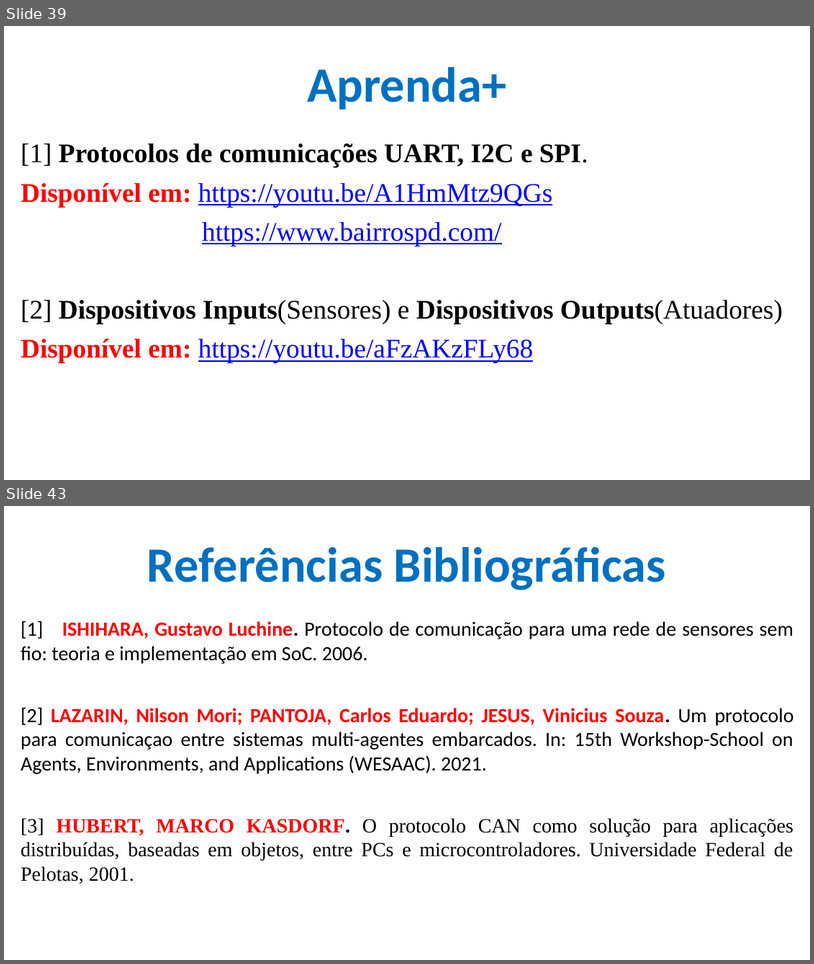
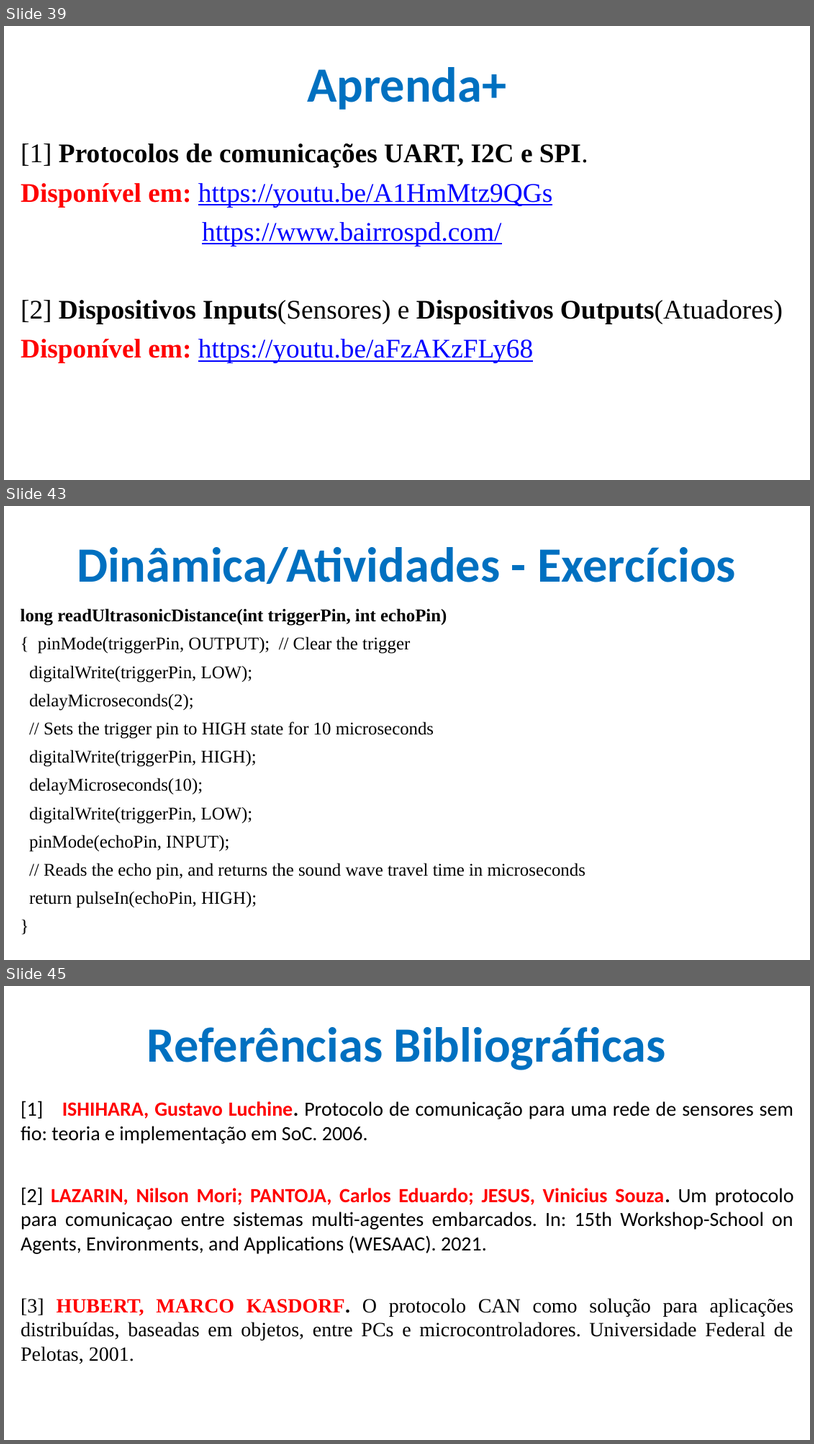
Before and after one commit to CloudEducationBrazil/WydenArea1ProgramacaoMicrocontroladores, a slide deck: 01 Classes/Aula 07 - Programação Microcontroladores - Periféricos Externos- Protocolos Sensores e Atuadores.pptx. Shown one above the other, each under a label of ours: slides 39 and 43 before the commit, slides 39, 43 and 45 after it; the slides between them are not shown. The pictures are 814x964 and 814x1444 pixels, drawn with LibreOffice and Linux fonts; fonts in the diff are those of the drawing; background and template pictures are left out. Boxes give left, top, right and bottom in pixels: in the first picture for what was removed or moved away, otherwise in the second. Text is boxed around its words. In the diff, an @@ line names an element or a change of style, - is before the commit and + after.

Commit message:
Projeto Micro 19Mai2025

```diff
--- a/01 Classes/Aula 07 - Programação Microcontroladores - Periféricos Externos- Protocolos Sensores e Atuadores.pptx
+++ b/01 Classes/Aula 07 - Programação Microcontroladores - Periféricos Externos- Protocolos Sensores e Atuadores.pptx
@@ slide 43 added at <box>4,506,810,960</box>, background picture (left out) @@
@@ title added at <box>77,547,736,584</box>, 44 pt, text #0070C0, bold @@
+Dinâmica/Atividades - Exercícios
@@ text added at <box>21,608,586,908</box>, 16 pt, text #000000 @@
+long readUltrasonicDistance(int triggerPin, int echoPin)
+{ pinMode(triggerPin, OUTPUT); // Clear the trigger
+digitalWrite(triggerPin, LOW);
+delayMicroseconds(2);
+// Sets the trigger pin to HIGH state for 10 microseconds
+digitalWrite(triggerPin, HIGH);
+delayMicroseconds(10);
+digitalWrite(triggerPin, LOW);
+pinMode(echoPin, INPUT);
+// Reads the echo pin, and returns the sound wave travel time in microseconds
+return pulseIn(echoPin, HIGH);
+}
@@ what was slide 43 is now slide 45 @@
```
Also in this commit, not shown: 3 slides changed, 1 other slide added.
